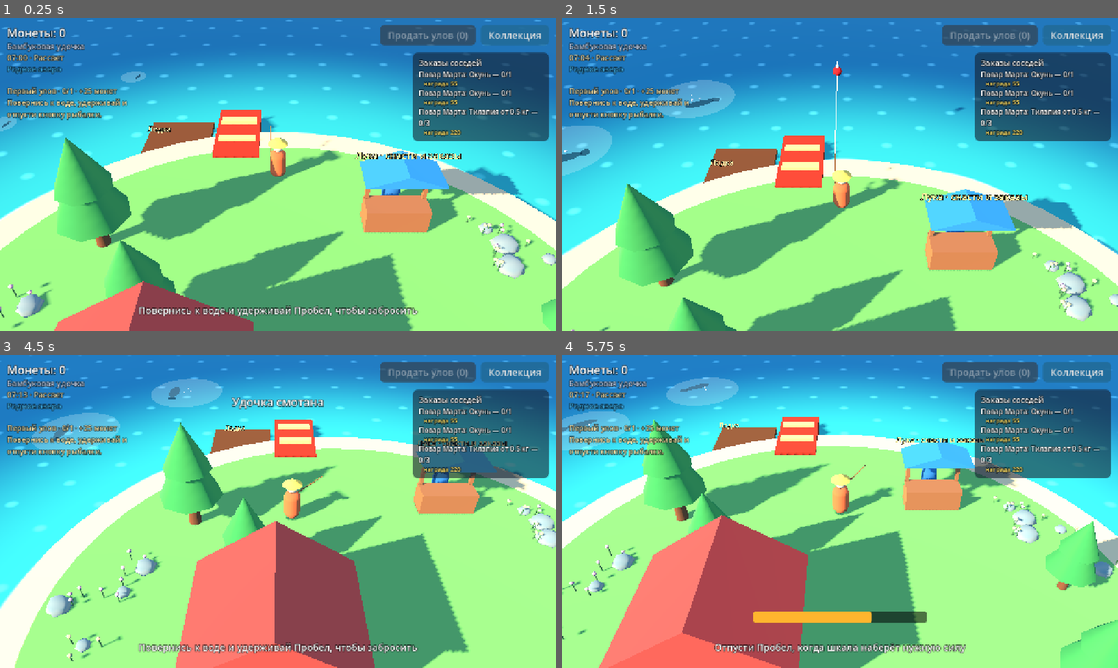
Above: before the commit, frames 1-4 (two rows, left to right).
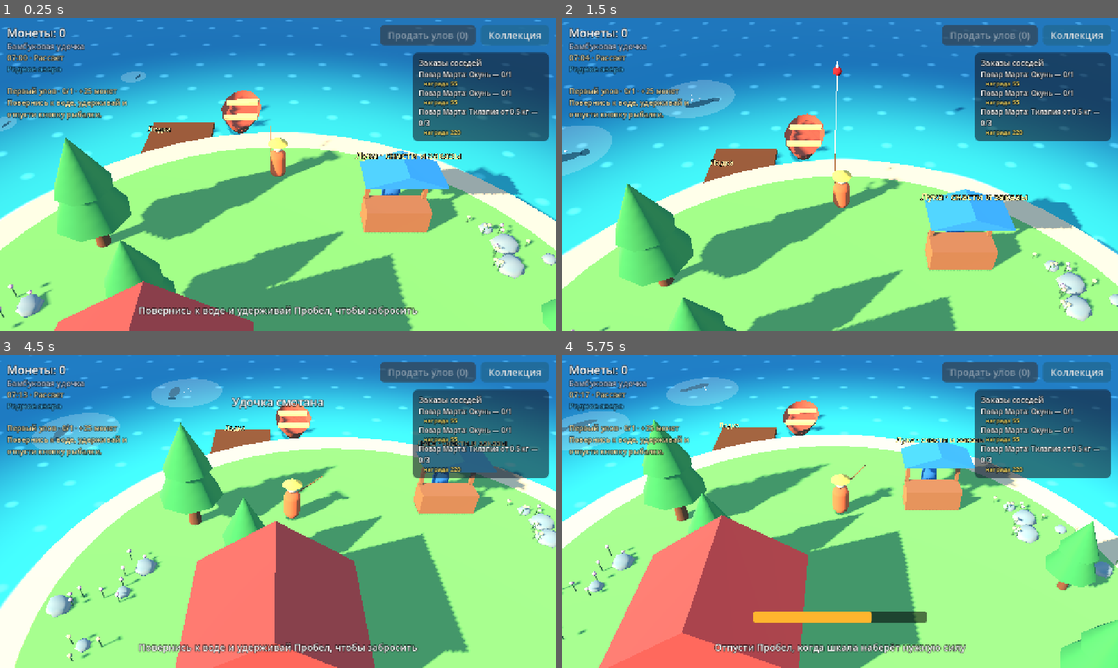
Above: after the commit, the same moments.

Repository: s-cryptor/fishing
Game: Godot game, scene res://scenes/main.tscn
The game is run twice, just before and just after one commit, with the same random seed, the same clock (stepped at 60 frames per second) and the same inputs.
Inputs (mouse positions are in pixels of both pictures, inside the frame that each line leads up to):
- Up to frame 1 (0.25 s): no input
- Up to frame 2 (1.5 s): move the mouse to (812, 237) at 0.52 s; hold Space (fish_action) 0.53-1.28 s; hold W (move_forward) from 0.53 s (still down); click (812, 237) at 0.67 s; move the mouse to (1006, 221) at 1.27 s; tap E (interact) at 1.35 s
- Up to frame 3 (4.5 s): move the mouse to (111, 464) at 2.02 s; release W (move_forward) at 2.03 s; hold C (toggle_collection) 2.03-2.78 s; hold A (move_left) 2.03-3.53 s; move the mouse to (305, 511) at 2.77 s; tap Space (fish_action) at 2.85 s; click (305, 511) at 2.92 s; move the mouse to (194, 433) at 3.52 s; hold S (move_back) 3.53-4.28 s; hold E (interact) 3.53-4.28 s; move the mouse to (400, 495) at 4.27 s; hold D (move_right) from 4.28 s (still down); tap C (toggle_collection) at 4.35 s
- Up to frame 4 (5.75 s): move the mouse to (728, 527) at 5.02 s; release D (move_right) at 5.03 s; hold W (move_forward) from 5.03 s (still down); hold Space (fish_action) from 5.03 s (still down); click (728, 527) at 5.17 s

The runs differ from the first frame. In frame 1, 1.6% of the frame differs, in the area x 38-50%, y 23-45%; in frame 2, 1.8%, in the area x 38-50%, y 30-55%; in frame 3, 1.1%; in frame 4, 1.1%.

Commit message:
feat: add consumable bait and explorer boat upgrade

Diff:
--- /dev/null
+++ b/data/bait.tres
@@ -0,0 +1,12 @@
+[gd_resource type="Resource" script_class="BaitData" format=3]
+
+[ext_resource type="Script" path="res://scripts/data/bait_data.gd" id="1"]
+
+[resource]
+script = ExtResource("1")
+display_name = "Смесь Луки"
+description = "10 порций. Клюёт на 35% быстрее, удача +50%. Одна порция на заброс в воду. Можно выключить перед забросом."
+price = 30
+charges = 10
+luck_bonus = 0.5
+bite_time_mult = 0.65
--- /dev/null
+++ b/data/boats/explorer.tres
@@ -0,0 +1,11 @@
+[gd_resource type="Resource" script_class="BoatStats" format=3]
+
+[ext_resource type="Script" path="res://scripts/data/boat_stats.gd" id="1"]
+
+[resource]
+script = ExtResource("1")
+id = &"explorer"
+display_name = "Лодка исследователя"
+description = "Карта отмелей и новый парус. Постоянно даёт +50% удачи при рыбалке в манграх. Удочка и приманка складываются с бонусом лодки."
+price = 250
+scouting_luck = 0.5
--- a/scenes/boat_dock.tscn
+++ b/scenes/boat_dock.tscn
@@ -1,6 +1,7 @@
 [gd_scene format=3]
 
 [ext_resource type="Script" path="res://scripts/world/boat_dock.gd" id="1_dock"]
+[ext_resource type="Script" path="res://scripts/world/boat_visual.gd" id="2_visual"]
 
 [sub_resource type="SphereShape3D" id="trigger"]
 radius = 3.0
@@ -37,17 +38,18 @@
 mesh = SubResource("dock_mesh")
 
 [node name="Boat" type="Node3D" parent="."]
-transform = Transform3D(1, 0, 0, 0, 1, 0, 0, 0, 1, 3, -0.15, -2.4)
+transform = Transform3D(1, 0, 0, 0, 1, 0, 0, 0, 1, 3, -0.15, -4.8)
+script = ExtResource("2_visual")
 
 [node name="Hull" type="MeshInstance3D" parent="Boat"]
 mesh = SubResource("hull_mesh")
 
 [node name="Seat1" type="MeshInstance3D" parent="Boat"]
-transform = Transform3D(1, 0, 0, 0, 1, 0, 0, 0, 1, 0, 0.42, -0.8)
+transform = Transform3D(1, 0, 0, 0, 1, 0, 0, 0, 1, 0, 0.1, -0.8)
 mesh = SubResource("seat_mesh")
 
 [node name="Seat2" type="MeshInstance3D" parent="Boat"]
-transform = Transform3D(1, 0, 0, 0, 1, 0, 0, 0, 1, 0, 0.42, 0.8)
+transform = Transform3D(1, 0, 0, 0, 1, 0, 0, 0, 1, 0, 0.1, 0.8)
 mesh = SubResource("seat_mesh")
 
 [node name="Sign" type="Label3D" parent="."]
--- a/scenes/ui/hud.tscn
+++ b/scenes/ui/hud.tscn
@@ -133,6 +133,16 @@
 autowrap_mode = 3
 mouse_filter = 2
 
+[node name="BaitButton" type="Button" parent="Root"]
+unique_name_in_owner = true
+layout_mode = 0
+offset_left = 16.0
+offset_top = 260.0
+offset_right = 280.0
+offset_bottom = 305.0
+focus_mode = 0
+theme_override_font_sizes/font_size = 18
+
 [node name="VBox" type="VBoxContainer" parent="Root/OrdersTracker"]
 layout_mode = 2
 mouse_filter = 2
@@ -459,6 +469,12 @@
 focus_mode = 0
 text = "Что нужно соседям?"
 
+[node name="LukaSuppliesButton" type="Button" parent="Root/ShopPanel/VBox/LukaChoices"]
+unique_name_in_owner = true
+layout_mode = 2
+focus_mode = 0
+text = "Приманка и лодка"
+
 [node name="Scroll" type="ScrollContainer" parent="Root/ShopPanel/VBox"]
 layout_mode = 2
 size_flags_vertical = 3
--- a/scripts/core/game_state.gd
+++ b/scripts/core/game_state.gd
@@ -10,10 +10,13 @@
 signal order_completed(order: Dictionary)
 signal journey_changed
 signal milestone_reached(title: String, reward: int)
+signal supplies_changed
 
 const CATALOG: FishCatalog = preload("res://data/fish_catalog.tres")
 const GEAR_CATALOG: GearCatalog = preload("res://data/gear_catalog.tres")
 const JOURNEY: JourneyData = preload("res://data/journey.tres")
+const BAIT: BaitData = preload("res://data/bait.tres")
+const BOAT: BoatStats = preload("res://data/boats/explorer.tres")
 
 var catalog: FishCatalog = CATALOG
 var gear_catalog: GearCatalog = GEAR_CATALOG
@@ -32,6 +35,9 @@
 var claimed_goals: Array[String] = []
 var visited_biomes: Array[String] = ["home_lake"]
 var sales := 0
+var bait_charges := 0
+var bait_enabled := false
+var boat_upgraded := false
 ## Подробности последнего улова для карточки результата.
 var last_catch_report: Dictionary = {}
 
@@ -97,6 +103,60 @@
 	return String(id) in owned_gear
 
 
+func buy_bait() -> bool:
+	if money < BAIT.price:
+		return false
+	money -= BAIT.price
+	bait_charges += BAIT.charges
+	bait_enabled = true
+	_supplies_updated(true)
+	return true
+
+
+func upgrade_boat() -> bool:
+	if boat_upgraded or money < BOAT.price:
+		return false
+	money -= BOAT.price
+	boat_upgraded = true
+	_supplies_updated(true)
+	return true
+
+
+func toggle_bait() -> void:
+	if bait_charges <= 0:
+		return
+	bait_enabled = not bait_enabled
+	_supplies_updated()
+
+
+## Бонусы применяем к копии, общий ресурс удочки остаётся неизменным.
+func fishing_gear(habitat: StringName) -> GearStats:
+	var result := gear.duplicate() as GearStats
+	if boat_upgraded and habitat != &"lake":
+		result.luck += BOAT.scouting_luck
+	if bait_enabled and bait_charges > 0:
+		result.luck += BAIT.luck_bonus
+		result.bite_time_mult *= BAIT.bite_time_mult
+	return result
+
+
+## Вызывать только после создания сессии: заброс на сушу приманку не тратит.
+func consume_bait() -> void:
+	if not bait_enabled or bait_charges <= 0:
+		return
+	bait_charges -= 1
+	if bait_charges == 0:
+		bait_enabled = false
+	_supplies_updated()
+
+
+func _supplies_updated(spent_money := false) -> void:
+	_save()
+	if spent_money:
+		money_changed.emit(money)
+	supplies_changed.emit()
+
+
 func buy_gear(rod: GearStats) -> bool:
 	if owns_gear(rod.id) or money < rod.price:
 		return false
@@ -183,6 +243,9 @@
 		"claimed_goals": claimed_goals,
 		"visited_biomes": visited_biomes,
 		"sales": sales,
+		"bait_charges": bait_charges,
+		"bait_enabled": bait_enabled,
+		"boat_upgraded": boat_upgraded,
 	})
 
 
@@ -194,6 +257,9 @@
 	claimed_goals.assign(data.get("claimed_goals", []))
 	visited_biomes.assign(data.get("visited_biomes", ["home_lake"]))
 	sales = int(data.get("sales", 0))
+	bait_charges = maxi(0, int(data.get("bait_charges", 0)))
+	bait_enabled = bool(data.get("bait_enabled", false)) and bait_charges > 0
+	boat_upgraded = bool(data.get("boat_upgraded", false))
 	# В сохранениях v1 снастей не было — выдаём стартовую удочку.
 	var starter := String(gear_catalog.rods[0].id)
 	owned_gear.assign(data.get("owned_gear", [starter]))
--- a/scripts/core/save_store.gd
+++ b/scripts/core/save_store.gd
@@ -4,7 +4,7 @@
 ## Облачный бэкенд для синхронизации между устройствами реализует
 ## тот же load_data()/save_data().
 
-const VERSION := 4
+const VERSION := 5
 
 var path: String
 
--- /dev/null
+++ b/scripts/data/bait_data.gd
@@ -0,0 +1,10 @@
+class_name BaitData
+extends Resource
+## Покупаемая пачка приманки: одна порция на успешный заброс в воду.
+
+@export var display_name := ""
+@export_multiline var description := ""
+@export var price := 30
+@export var charges := 10
+@export var luck_bonus := 0.5
+@export var bite_time_mult := 0.65
--- /dev/null
+++ b/scripts/data/boat_stats.gd
@@ -0,0 +1,9 @@
+class_name BoatStats
+extends Resource
+## Улучшение лодки помогает искать редких рыб вдали от родного озера.
+
+@export var id: StringName
+@export var display_name := ""
+@export_multiline var description := ""
+@export var price := 0
+@export var scouting_luck := 0.0
--- a/scripts/debug/debug_tools.gd
+++ b/scripts/debug/debug_tools.gd
@@ -9,6 +9,8 @@
 ##   --touch-ui          показать тач-контролы на десктопе
 ##   --save=PATH         отдельный файл сохранения (не портить свой)
 ##   --money=N           выдать N монет при старте
+##   --bait=N            выдать N порций приманки и включить её
+##   --boat              показать улучшенную лодку
 ##   --teleport=X,Z      поставить игрока в точку острова
 ##   --action=NAME@SEC   нажать input action через SEC секунд (можно несколько раз)
 ##   --hold=NAME         держать input action всё время (проверка ходьбы)
@@ -31,6 +33,8 @@
 var _shot_index := 0
 var _result_wait := 0.0
 var _money := -1
+var _bait := -1
+var _boat := false
 var _teleport: Variant = null
 ## [[action, time], ...] — ещё не нажатые.
 var _scheduled_actions: Array = []
@@ -50,6 +54,8 @@
 			"--shot-every": _shot_every = value.to_float()
 			"--quit-after": _quit_after = value.to_float()
 			"--money": _money = value.to_int()
+			"--bait": _bait = value.to_int()
+			"--boat": _boat = true
 			"--teleport":
 				var xz := value.split_floats(",")
 				_teleport = Vector2(xz[0], xz[1])
@@ -72,6 +78,13 @@
 
 
 func _apply_start_overrides() -> void:
+	if _bait >= 0:
+		GameState.bait_charges = _bait
+		GameState.bait_enabled = _bait > 0
+		GameState.supplies_changed.emit()
+	if _boat:
+		GameState.boat_upgraded = true
+		GameState.supplies_changed.emit()
 	if _money >= 0:
 		GameState.money = _money
 		GameState.money_changed.emit(_money)
--- a/scripts/fishing/fishing_controller.gd
+++ b/scripts/fishing/fishing_controller.gd
@@ -66,7 +66,7 @@
 
 func _release_cast() -> void:
 	hud.hide_charge()
-	var gear := GameState.gear
+	var gear := GameState.fishing_gear(water.habitat_id())
 	_cast_dir = player.facing_direction()
 	_origin = Vector3(player.global_position.x, water.water_level, player.global_position.z)
 	var distance := lerpf(gear.min_cast_m, gear.max_cast_m, cast_power())
@@ -85,6 +85,7 @@
 		hud.toast("Здесь не водится рыба")
 		_to_idle()
 		return
+	GameState.consume_bait()
 	session.state_changed.connect(_on_session_state_changed)
 	session.thrash_started.connect(bobber.splash)
 	session.thrash_started.connect(Sfx.play.bind(&"thrash", -4.0))
--- a/scripts/ui/hud.gd
+++ b/scripts/ui/hud.gd
@@ -41,6 +41,8 @@
 	GameState.inventory_changed.connect(_refresh_wallet)
 	GameState.gear_changed.connect(_refresh_gear)
 	GameState.journey_changed.connect(_refresh_journey)
+	GameState.supplies_changed.connect(_refresh_bait)
+	%BaitButton.pressed.connect(GameState.toggle_bait)
 	GameState.milestone_reached.connect(func(title: String, reward: int) -> void:
 		toast("%s! +%d монет" % [title, reward]))
 	GameState.order_completed.connect(func(order: Dictionary) -> void:
@@ -60,6 +62,12 @@
 	_refresh_wallet()
 	_refresh_gear()
 	_refresh_journey()
+	_refresh_bait()
+
+
+func _refresh_bait() -> void:
+	%BaitButton.visible = GameState.bait_charges > 0
+	%BaitButton.text = "Приманка: %s (%d)" % ["ВКЛ" if GameState.bait_enabled else "ВЫКЛ", GameState.bait_charges]
 
 
 func _refresh_journey() -> void:
--- a/scripts/ui/shop_panel.gd
+++ b/scripts/ui/shop_panel.gd
@@ -7,6 +7,7 @@
 @onready var _greeting: Label = %LukaGreeting
 
 var _show_orders := false
+var _show_supplies := false
 
 
 func _ready() -> void:
@@ -15,17 +16,24 @@
 	GameState.money_changed.connect(func(_m: int) -> void: _refresh_if_visible())
 	GameState.gear_changed.connect(_refresh_if_visible)
 	GameState.orders_changed.connect(_refresh_if_visible)
+	GameState.supplies_changed.connect(_refresh_if_visible)
 	%LukaGearButton.pressed.connect(_set_orders.bind(false))
 	%LukaOrdersButton.pressed.connect(_set_orders.bind(true))
+	%LukaSuppliesButton.pressed.connect(func() -> void:
+		_show_supplies = true
+		_show_orders = false
+		_rebuild())
 
 
 func open() -> void:
 	_show_orders = false
+	_show_supplies = false
 	_rebuild()
 	show()
 
 
 func _set_orders(value: bool) -> void:
+	_show_supplies = false
 	_show_orders = value
 	_rebuild()
 
@@ -41,14 +49,39 @@
 		_list.remove_child(child)
 		child.queue_free()
 	_greeting.text = "Лука: Соседи оставили заказы. Награду получишь сразу после поимки — рыба останется у тебя." if _show_orders else "Лука: Рад тебя видеть! Подберём удочку? За сильной рыбой лучше идти с хорошей снастью."
-	%LukaGearButton.disabled = not _show_orders
+	%LukaGearButton.disabled = not _show_orders and not _show_supplies
 	%LukaOrdersButton.disabled = _show_orders
+	%LukaSuppliesButton.disabled = _show_supplies
+	if _show_supplies:
+		_greeting.text = "Лука: Для редкой рыбы возьми смесь. А карта отмелей поможет искать удачные места в манграх."
+		_list.add_child(_make_offer(GameState.BAIT.display_name, GameState.BAIT.description,
+				"Купить: %d" % GameState.BAIT.price, GameState.money < GameState.BAIT.price, GameState.buy_bait))
+		_list.add_child(_make_offer(GameState.BOAT.display_name, GameState.BOAT.description,
+				"Улучшено" if GameState.boat_upgraded else "Улучшить: %d" % GameState.BOAT.price,
+				GameState.boat_upgraded or GameState.money < GameState.BOAT.price, GameState.upgrade_boat))
+		return
 	if _show_orders:
 		for order in GameState.orders.orders:
 			_list.add_child(_make_order(order))
 		return
 	for rod in GameState.gear_catalog.rods:
 		_list.add_child(_make_row(rod))
+
+
+func _make_offer(title: String, description: String, action: String, disabled: bool, callback: Callable) -> Control:
+	var box := VBoxContainer.new()
+	for text in [title, description]:
+		var label := Label.new()
+		label.text = text
+		label.autowrap_mode = TextServer.AUTOWRAP_WORD_SMART
+		box.add_child(label)
+	var button := Button.new()
+	button.text = action
+	button.disabled = disabled
+	button.focus_mode = Control.FOCUS_NONE
+	button.pressed.connect(callback)
+	box.add_child(button)
+	return box
 
 
 func _make_order(order: Dictionary) -> Control:
--- /dev/null
+++ b/scripts/world/boat_visual.gd
@@ -0,0 +1,60 @@
+extends Node3D
+## Собственный low-poly корпус, покачивание и парус улучшенной лодки.
+
+var _origin: Vector3
+var _sail: MeshInstance3D
+var _mast: MeshInstance3D
+
+
+func _ready() -> void:
+	_origin = position
+	var surface := SurfaceTool.new()
+	surface.begin(Mesh.PRIMITIVE_TRIANGLES)
+	for i in 12:
+		var a := TAU * i / 12.0
+		var b := TAU * (i + 1) / 12.0
+		var top_a := Vector3(cos(a) * 1.1, 0.2, sin(a) * 2.1)
+		var top_b := Vector3(cos(b) * 1.1, 0.2, sin(b) * 2.1)
+		var bottom_a := Vector3(top_a.x * 0.55, -0.4, top_a.z * 0.8)
+		var bottom_b := Vector3(top_b.x * 0.55, -0.4, top_b.z * 0.8)
+		for vertex in [top_a, bottom_a, top_b, top_b, bottom_a, bottom_b, bottom_a, Vector3(0, -0.4, 0), bottom_b]:
+			surface.add_vertex(vertex)
+		for vertex in [Vector3(top_a.x * 0.8, -0.1, top_a.z * 0.9), Vector3(0, -0.1, 0), Vector3(top_b.x * 0.8, -0.1, top_b.z * 0.9)]:
+			surface.add_vertex(vertex)
+	surface.generate_normals()
+	$Hull.mesh = surface.commit()
+	var material := StandardMaterial3D.new()
+	material.albedo_color = Color("#b95b3c")
+	material.cull_mode = BaseMaterial3D.CULL_DISABLED
+	$Hull.material_override = material
+	_sail = MeshInstance3D.new()
+	var mesh := PrismMesh.new()
+	mesh.size = Vector3(1.2, 1.7, 0.08)
+	_sail.mesh = mesh
+	_sail.position = Vector3(0, 1.7, 0.5)
+	var sail_material := StandardMaterial3D.new()
+	sail_material.albedo_color = Color("#ffe0a0")
+	_sail.material_override = sail_material
+	add_child(_sail)
+	_mast = MeshInstance3D.new()
+	var mast_mesh := CylinderMesh.new()
+	mast_mesh.top_radius = 0.035
+	mast_mesh.bottom_radius = 0.045
+	mast_mesh.height = 2.5
+	_mast.mesh = mast_mesh
+	_mast.position = Vector3(0, 1.1, 0.5)
+	_mast.material_override = material
+	add_child(_mast)
+	GameState.supplies_changed.connect(_refresh)
+	_refresh()
+
+
+func _refresh() -> void:
+	_sail.visible = GameState.boat_upgraded
+	_mast.visible = GameState.boat_upgraded
+
+
+func _process(_delta: float) -> void:
+	var time := Time.get_ticks_msec() / 1000.0
+	position.y = _origin.y + sin(time * 1.3 + _origin.x) * 0.06
+	rotation.z = sin(time * 0.8) * 0.025
--- a/tests/test_boat_travel.gd
+++ b/tests/test_boat_travel.gd
@@ -15,6 +15,13 @@
 	var player: Node3D = scene.get_node("Player")
 	var controller: Node = scene.get_node("FishingController")
 	var hud: Node = scene.get_node("Hud")
+	var state := root.get_node("GameState")
+	state.bait_charges = 3
+	state.bait_enabled = true
+	player.position = Vector3(0, 0.6, 0)
+	controller._start_charge()
+	controller._release_cast()
+	_check(state.bait_charges == 3, "заброс на сушу не тратит приманку")
 	player.position = Vector3(-5, 0.6, -9)
 	await create_timer(0.2).timeout
 	controller.phase = 1 # CHARGING
@@ -27,7 +34,6 @@
 	await create_timer(1.2).timeout
 	_check(controller.water.habitat_id() == &"mangrove" and player.position.x > 70,
 			"лодка перевозит в мангры и переключает водоём")
-	var state := root.get_node("GameState")
 	var session := FishingSession.create(state.catalog, controller.water.habitat_id(), state.gear, 10.0, 42)
 	_check(session != null and &"mangrove" in session.fish.habitats, "после перехода клюёт мангровая рыба")
 	hud.travel_requested.emit()
@@ -49,6 +55,9 @@
 	shop.get_node("VBox/LukaChoices/LukaGearButton").pressed.emit()
 	_check(shop.get_node("VBox/Scroll/ShopList").get_child_count() == state.gear_catalog.rods.size(),
 			"из разговора доступны все удочки")
+	shop.get_node("VBox/LukaChoices/LukaSuppliesButton").pressed.emit()
+	_check(shop.get_node("VBox/Scroll/ShopList").get_child_count() == 2, "у Луки доступны приманка и улучшение лодки")
+	await create_timer(0.5).timeout
 	player.position = Vector3.ZERO
 	await create_timer(0.2).timeout
 	_check(not shop.visible, "разговор закрывается при уходе от прилавка")
--- a/tests/test_progression.gd
+++ b/tests/test_progression.gd
@@ -42,6 +42,35 @@
 	_check("lake_collection" in state.claimed_goals and state.journey_progress("lake_species") == 6,
 			"полная коллекция озера открывает награду")
 	_check("mangrove_collection" not in state.claimed_goals, "озёрные рыбы не закрывают мангровую коллекцию")
+	state.money = 0
+	state.bait_charges = 0
+	state.bait_enabled = false
+	state.boat_upgraded = false
+	_check(not state.buy_bait() and not state.upgrade_boat(), "без денег нельзя купить приманку и лодку")
+	state.money = 1000
+	_check(state.buy_bait() and state.bait_charges == state.BAIT.charges, "покупка выдаёт пачку приманки")
+	var base: GearStats = state.gear
+	var prepared: GearStats = state.fishing_gear(&"mangrove")
+	_check(prepared.luck > base.luck and prepared.bite_time_mult < base.bite_time_mult,
+			"приманка ускоряет клёв и повышает удачу на копии снасти")
+	state.toggle_bait()
+	state.consume_bait()
+	_check(state.bait_charges == state.BAIT.charges and state.fishing_gear(&"lake").luck == base.luck,
+			"выключенная приманка не расходуется и не даёт бонус")
+	state.toggle_bait()
+	state.consume_bait()
+	_check(state.bait_charges == state.BAIT.charges - 1, "заброс расходует одну порцию")
+	_check(state.upgrade_boat() and not state.upgrade_boat(), "лодку можно улучшить только один раз")
+	var lake_gear: GearStats = state.fishing_gear(&"lake")
+	var mangrove_gear: GearStats = state.fishing_gear(&"mangrove")
+	_check(is_equal_approx(mangrove_gear.luck - lake_gear.luck, state.BOAT.scouting_luck),
+			"лодка даёт бонус только в экспедиции")
+	state._load()
+	_check(state.boat_upgraded and state.bait_charges == state.BAIT.charges - 1,
+			"лодка и остаток приманки переживают загрузку")
+	for i in 20:
+		state.consume_bait()
+	_check(state.bait_charges == 0 and not state.bait_enabled, "последняя порция выключает приманку без отрицательного остатка")
 	quit(1 if _failures else 0)
 
 
Not shown, added: scripts/data/bait_data.gd.uid
Not shown, added: scripts/data/boat_stats.gd.uid
Not shown, added: scripts/world/boat_visual.gd.uid
Not shown, changed: AGENTS.md
